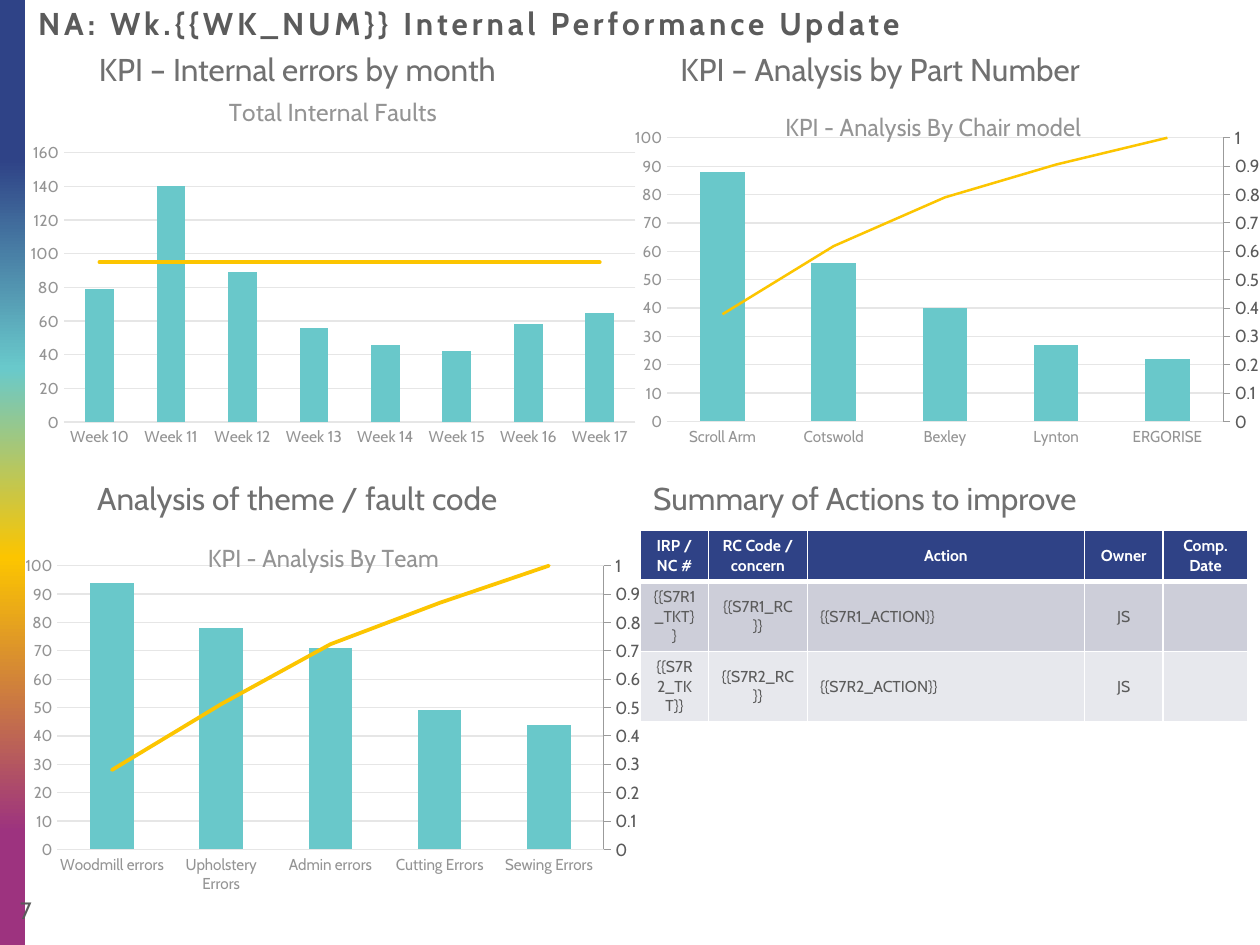
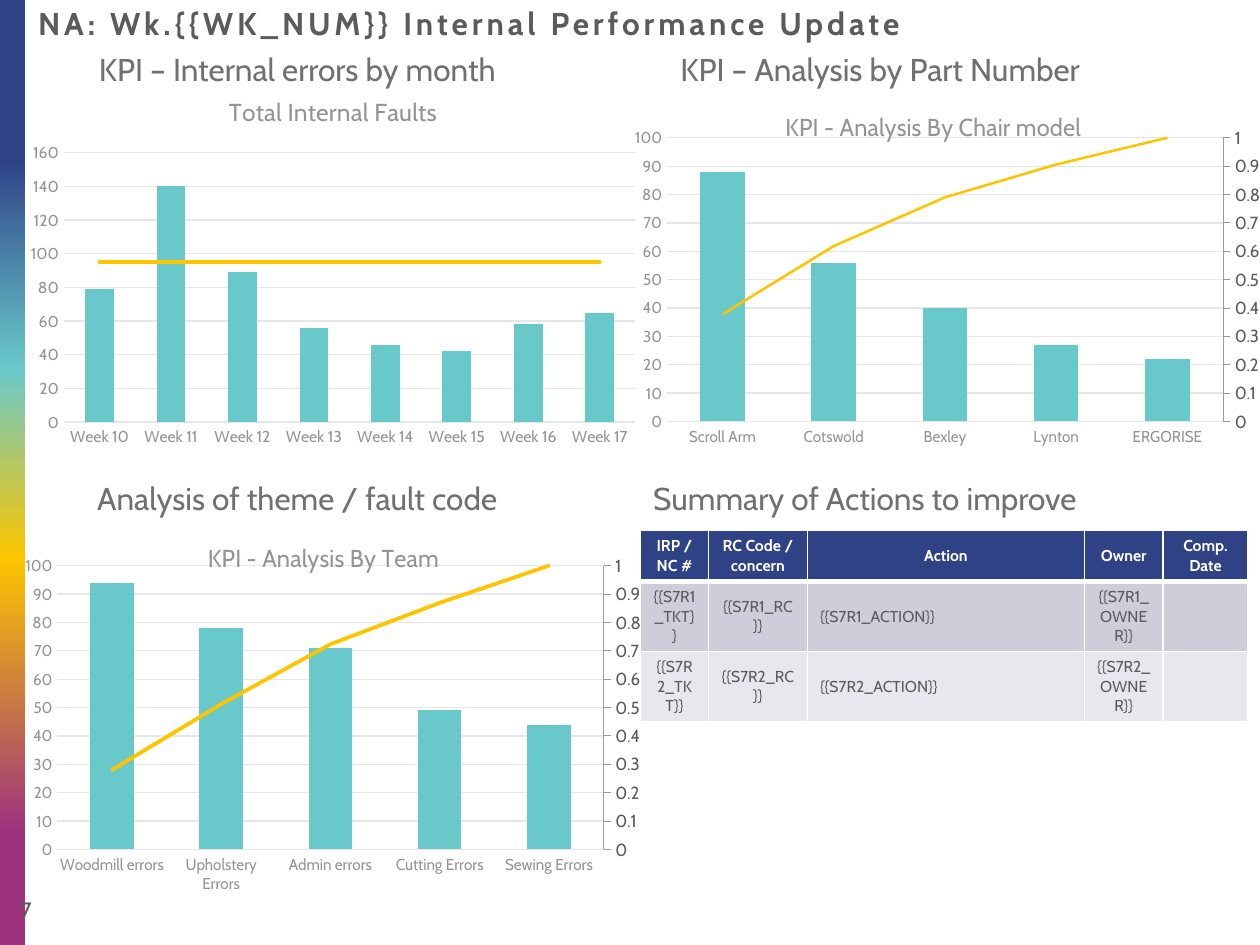
Before and after one commit to JonasSimo/repose-tracker, a slide deck: slide 7 of qa-meeting-template.pptx. Drawn at 1260x945 pixels with LibreOffice and Linux fonts; fonts in the diff are those of the drawing; background and template pictures are left out. Boxes give left, top, right and bottom in pixels: in the first picture for what was removed or moved away, otherwise in the second. Text is boxed around its words. In the diff, an @@ line names an element or a change of style, - is before the commit and + after.

```diff
--- a/qa-meeting-template.pptx
+++ b/qa-meeting-template.pptx
@@ table at <box>640,530,1247,698</box> @@
-row 2, column 4: JS
+row 2, column 4: {{S7R1_OWNER}}
-row 3, column 4: JS
+row 3, column 4: {{S7R2_OWNER}}
```
Also in this commit, not shown: 4 other files.
